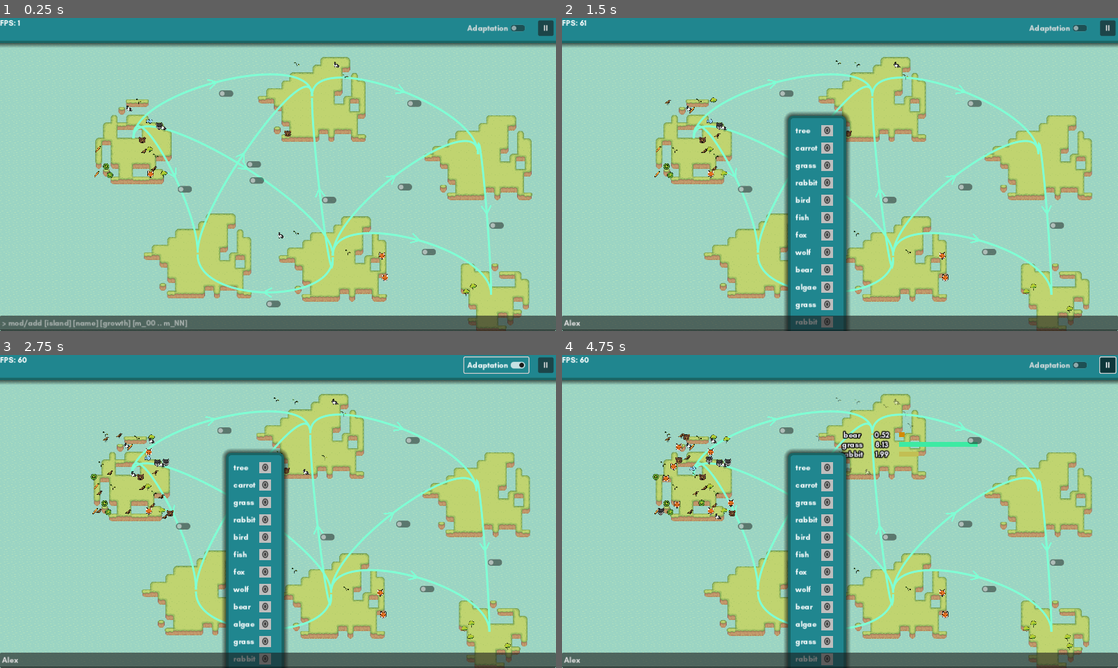
Above: before the commit, frames 1-4 (two rows, left to right).
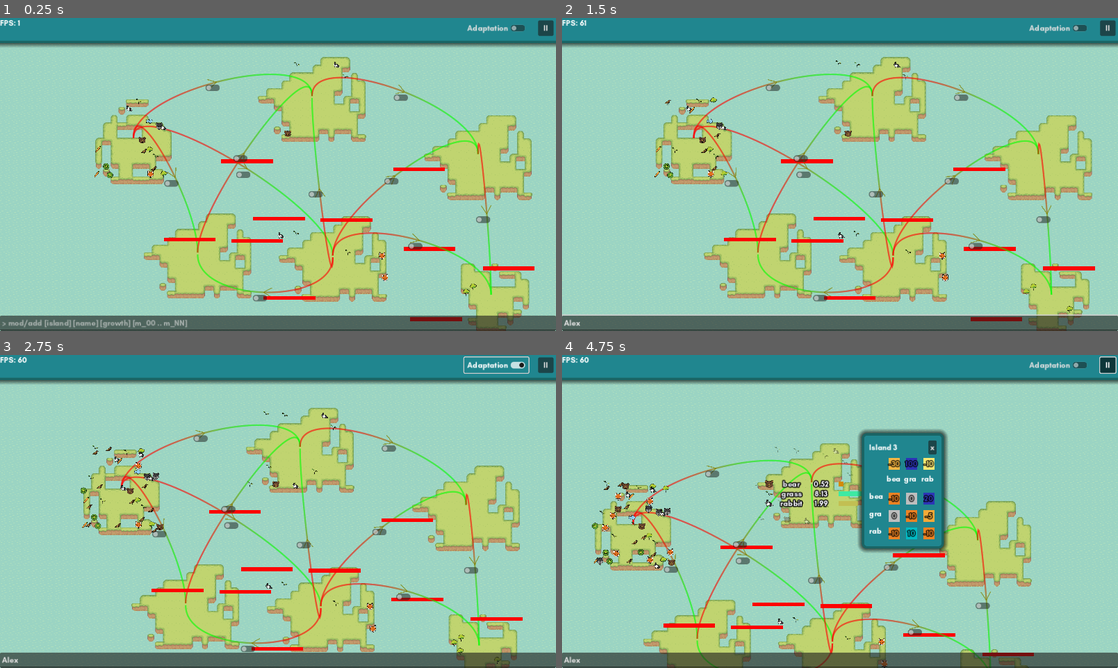
Above: after the commit, the same moments.

Repository: quimnuss/eco
Game: Godot game, scene res://scenes/world5.tscn
The game is run twice, just before and just after one commit, with the same random seed, the same clock (stepped at 60 frames per second) and the same inputs.
Inputs (mouse positions are in pixels of both pictures, inside the frame that each line leads up to):
- Up to frame 1 (0.25 s): no input
- Up to frame 2 (1.5 s): click (840, 324) at 0.52 s; type "Alex" at 0.6 s; click (817, 180) at 1.27 s
- Up to frame 3 (2.75 s): click "Adaptation" at 2 s
- Up to frame 4 (4.75 s): tap Enter at 2.75 s; drag from (828, 467) to (695, 473) at 2.77 s; drag from (828, 486) to (695, 473) at 3.52 s; click "II" at 4.25 s

The runs differ from the first frame. In frame 1, 4.3% of the frame differs, in the area x 23-97%, y 17-97%; in frame 2, 12%; in frame 3, 26%; in frame 4, 41%, in the area x 5-96%, y 12-100%.

Commit message:
new: add emoji on species list, add debug rect and wip fix migration menu mouse handling

Diff:
--- a/actors/lifeform.gd
+++ b/actors/lifeform.gd
@@ -1,9 +1,10 @@
 extends Node2D
 class_name Lifeform
 
-@onready var sprite_2d = $Sprite2D
+@onready var head : Sprite2D = $Head
 
-var species_frame : Dictionary = { # [Species : enum, frame : int]
+
+static var species_frame : Dictionary = { # [Species : enum, frame : int]
     Species.SpeciesEnum.NONE:-1,
     Species.SpeciesEnum.BEAR:51,
     Species.SpeciesEnum.RABBIT:47,
@@ -23,9 +24,9 @@
 var species_enum : Species.SpeciesEnum
 
 func _ready():
-    sprite_2d.frame = species_frame[species_enum]
+    head.frame = species_frame[species_enum]
 
 
 func set_species(species : Species.SpeciesEnum):
     species_enum = species
-    #sprite_2d.frame = species_frame[species]
+    #head.frame = species_frame[species]
--- a/actors/lifeform.tscn
+++ b/actors/lifeform.tscn
@@ -6,7 +6,7 @@
 [node name="Lifeform" type="Node2D"]
 script = ExtResource("1_tamnx")
 
-[node name="Sprite2D" type="Sprite2D" parent="."]
+[node name="Head" type="Sprite2D" parent="."]
 scale = Vector2(0.25, 0.25)
 texture = ExtResource("2_p2wny")
 hframes = 16
--- a/actors/migration_line.gd
+++ b/actors/migration_line.gd
@@ -27,11 +27,9 @@
     if from_island.global_position.x < to_island.global_position.x:
         path_2d.curve.add_point(from_island.global_position - self.global_position, Vector2.ZERO, 100*Vector2.UP)
         path_2d.curve.add_point(to_island.global_position - self.global_position, 100*Vector2.UP, Vector2.ZERO)
-        path_2d.ends_down = true
     else:
         path_2d.curve.add_point(from_island.global_position - self.global_position + LINE_OFFSET, Vector2.ZERO, 100*Vector2.DOWN)
         path_2d.curve.add_point(to_island.global_position - self.global_position + LINE_OFFSET, 100*Vector2.DOWN, Vector2.ZERO)
-        path_2d.ends_down = false
     var migration_points : PackedVector2Array = path_2d.curve.get_baked_points()
     interaction_point = Vector2(migration_points[floor(len(migration_points)/2.0)])
     migration_popup.global_position = interaction_point + self.global_position - Vector2(0,panel.get_custom_minimum_size().y) + Vector2(-30, 0)
--- a/actors/migration_line.tscn
+++ b/actors/migration_line.tscn
@@ -1,9 +1,10 @@
-[gd_scene load_steps=6 format=3 uid="uid://drvcq6vjw8nlr"]
+[gd_scene load_steps=7 format=3 uid="uid://drvcq6vjw8nlr"]
 
 [ext_resource type="Script" path="res://actors/migration_line.gd" id="1_j1vie"]
 [ext_resource type="Script" path="res://scripts/drawn_path2d.gd" id="2_ncrjm"]
 [ext_resource type="Script" path="res://ui/migration_panel.gd" id="3_0c82o"]
 [ext_resource type="StyleBox" uid="uid://b4j6hug60aq8" path="res://ui/panel_stylebox.tres" id="3_1pg7r"]
+[ext_resource type="Script" path="res://ui/debug_reference_rect.gd" id="3_4hurf"]
 
 [sub_resource type="Curve2D" id="Curve2D_7ht1x"]
 _data = {
@@ -20,11 +21,12 @@
 
 [node name="Control" type="VBoxContainer" parent="Path2D"]
 z_index = 1
+z_as_relative = false
 anchors_preset = 5
 anchor_left = 0.5
 anchor_right = 0.5
-offset_right = 100.0
-offset_bottom = 136.0
+offset_right = 44.0
+offset_bottom = 24.0
 grow_horizontal = 2
 size_flags_horizontal = 4
 size_flags_vertical = 8
@@ -34,7 +36,6 @@
 [node name="Panel" type="PanelContainer" parent="Path2D/Control"]
 visible = false
 z_index = 1
-custom_minimum_size = Vector2(100, 100)
 layout_mode = 2
 size_flags_vertical = 3
 theme_override_styles/panel = ExtResource("3_1pg7r")
@@ -52,4 +53,15 @@
 icon_alignment = 1
 expand_icon = true
 
+[node name="ReferenceRect" type="ReferenceRect" parent="Path2D" node_paths=PackedStringArray("target")]
+offset_top = 92.0
+offset_right = 100.0
+offset_bottom = 92.0
+mouse_filter = 2
+border_width = 7.5
+editor_only = false
+script = ExtResource("3_4hurf")
+target = NodePath("../Control")
+
 [connection signal="toggled" from="Path2D/Control/MigrationButton" to="Path2D/Control/Panel" method="_on_check_button_toggled"]
+[connection signal="toggled" from="Path2D/Control/MigrationButton" to="Path2D/ReferenceRect" method="_on_migration_button_toggled"]
--- a/actors/species.gd
+++ b/actors/species.gd
@@ -6,6 +6,7 @@
 @onready var density_label = $DensityLabel
 
 @export var unitary_bar_size : Vector2 = Vector2(20, 0)
+@onready var head : Sprite2D = $Head
 
 var start_text : String = "?"
 
@@ -14,9 +15,13 @@
 func _ready():
     line_2d.default_color = Color(randf_range(0,1),randf_range(0,1),randf_range(0,1))
     label.set_text(start_text)
+    var species_enum : Species.SpeciesEnum = Species.name_enum[start_text]
+    head.frame = Lifeform.species_frame[species_enum]
 
 func set_species_name(species_name : String):
     label.set_text(species_name)
+    var species_enum : Species.SpeciesEnum = Species.name_enum[species_name]
+    head.frame = Lifeform.species_frame[species_enum]
 
 func update_density(density : float):
     line_2d.set_point_position(1, unitary_bar_size * density)
--- a/actors/species.tscn
+++ b/actors/species.tscn
@@ -1,9 +1,18 @@
-[gd_scene load_steps=2 format=3 uid="uid://cil6cq8w4kpdi"]
+[gd_scene load_steps=3 format=3 uid="uid://cil6cq8w4kpdi"]
 
 [ext_resource type="Script" path="res://actors/species.gd" id="1_1tdx4"]
+[ext_resource type="Texture2D" uid="uid://dmhao55360gsp" path="res://assets/animals_nature.png" id="2_i8563"]
 
 [node name="Species" type="Node2D"]
 script = ExtResource("1_1tdx4")
+
+[node name="Head" type="Sprite2D" parent="."]
+position = Vector2(-8, 0)
+scale = Vector2(0.3, 0.3)
+texture = ExtResource("2_i8563")
+hframes = 16
+vframes = 11
+frame = 3
 
 [node name="Line2D" type="Line2D" parent="."]
 position = Vector2(136, 0)
--- a/project.godot
+++ b/project.godot
@@ -20,6 +20,7 @@
 
 Util="*res://scripts/util.gd"
 Settings="*res://scripts/settings.gd"
+Globals="*res://scripts/globals.gd"
 
 [debug]
 
@@ -40,6 +41,11 @@
 "events": [Object(InputEventKey,"resource_local_to_scene":false,"resource_name":"","device":-1,"window_id":0,"alt_pressed":false,"shift_pressed":false,"ctrl_pressed":false,"meta_pressed":false,"pressed":false,"keycode":0,"physical_keycode":96,"key_label":0,"unicode":186,"echo":false,"script":null)
 ]
 }
+take_screenshot={
+"deadzone": 0.5,
+"events": [Object(InputEventKey,"resource_local_to_scene":false,"resource_name":"","device":-1,"window_id":0,"alt_pressed":false,"shift_pressed":false,"ctrl_pressed":false,"meta_pressed":false,"pressed":false,"keycode":0,"physical_keycode":4194343,"key_label":0,"unicode":0,"echo":false,"script":null)
+]
+}
 
 [rendering]
 
--- a/scripts/drawn_path2d.gd
+++ b/scripts/drawn_path2d.gd
@@ -3,16 +3,43 @@
 const head_angle : float = PI/6
 const head_length : float = 20.0
 
-const line_width : float = 3
-const line_color : Color = Color.AQUAMARINE
+var start_color : Color = Color.RED
+var end_color : Color = Color.GREEN
 
-var ends_down : bool = true
+const line_width : float = 2
+var line_color : Color = 0.5*(start_color+end_color)
+
+var points : PackedVector2Array
+var color_array : PackedColorArray
+
+var value : Vector2
+var head_direction
+var head : Vector2
+
+var is_init : bool = false
+
+func _ready():
+    line_color.a = 0.6
+    start_color.a = 0.6
+    end_color.a = 0.6
+
+func ease_in_out_quint(x: float) -> float:
+    return 16 * x * x * x * x * x if x < 0.5 else 1 - pow(-2 * x + 2, 5) / 2
+
+
+func initialize():
+    points = self.curve.get_baked_points()
+    for i in len(points):
+        var ratio : float = ease_in_out_quint(float(i)/len(points))
+        color_array.push_back(start_color * (1-ratio) + ratio*end_color)
+    value = points[len(points)/2]
+    head_direction =  (points[len(points)/2] - points[len(points)/2-1]).normalized()
+    head = -head_direction * head_length
+    is_init = false
 
 func _draw():
-    var points : PackedVector2Array = self.curve.get_baked_points()
-    draw_polyline(points, line_color, line_width, true)
-    var value : Vector2 = points[len(points)/2]
-    var head_direction = (points[len(points)/2] - points[len(points)/2-1]).normalized() #Vector2.DOWN if ends_down else Vector2.UP
-    var head : Vector2 = -head_direction * head_length
+    if not is_init:
+        initialize()
+    draw_polyline_colors(points, color_array, line_width, true)
     draw_line(value, value + head.rotated(head_angle),  line_color, line_width)
     draw_line(value, value + head.rotated(-head_angle),  line_color, line_width)
Not shown, changed: README.md
